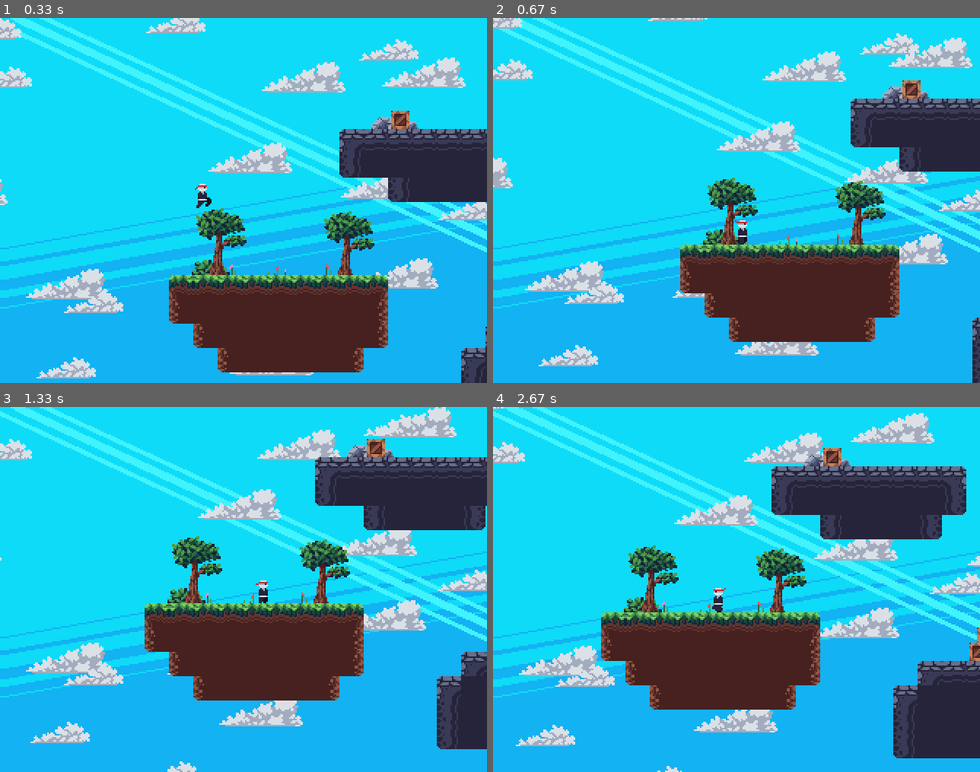
Above: before the commit, frames 1-4 (two rows, left to right).
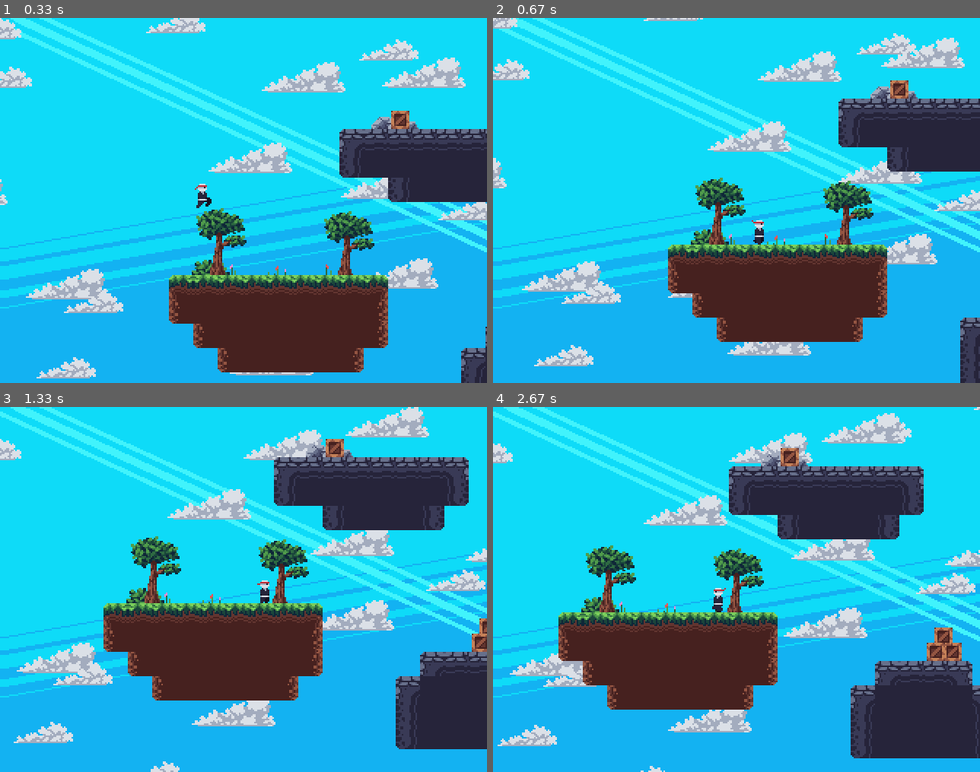
Above: after the commit, the same moments.

Repository: martindieck/pygame-tests
Game: pygame game, started from NINJA_GAME/game.py
The game is run twice, just before and just after one commit, with the same random seed, the same clock (stepped at 60 frames per second) and the same inputs.
Inputs:
- Up to frame 1 (0.33 s): no input
- Up to frame 2 (0.67 s): hold Shift from 0.33 s (still down); hold D from 0.33 s (still down)
- Up to frame 3 (1.33 s): release Shift at 0.8 s; release D at 0.8 s; hold D 0.83-1.3 s
- Up to frame 4 (2.67 s): hold W 1.33-1.63 s; hold D 1.67-2.13 s; hold A from 2.17 s (still down)

Frame 1 is identical in both runs. In frame 2, 13% of the frame differs, in the area x 0-100%, y 0-100%; in frame 3, 25%; in frame 4, 27%.

Commit message:
Updated Sprint Mechanic

Diff:
--- a/NINJA_GAME/game.py
+++ b/NINJA_GAME/game.py
@@ -21,7 +21,7 @@
         self.display = pygame.Surface((320, 240))
         self.clock = pygame.time.Clock()
 
-        self.movement = [False, False]
+        self.movement = [0, 0]
 
         self.assets = {
             'decor': load_images('tiles/decor'),
@@ -54,6 +54,7 @@
 
         self.scroll = [0, 0]
 
+        self.running = False
         self.key_time = 0
         self.fast_key_time = 200
 
@@ -96,27 +97,52 @@
                     if event.key == pygame.K_a:
                         if current_time < self.key_time + self.fast_key_time:
                             self.player.velocity[0] = -3.5
-                            self.movement[0] = 1
+                            if self.running:
+                                self.movement[0] = 2
+                            else:
+                                self.movement[0] = 1
                         else:
-                            self.movement[0] = 1
+                            if self.running:
+                                self.movement[0] = 2
+                            else:
+                                self.movement[0] = 1
                         self.key_time = current_time
                     if event.key == pygame.K_d:
                         if current_time < self.key_time + self.fast_key_time:
                             self.player.velocity[0] = 3.5
-                            self.movement[1] = 1
+                            if self.running:
+                                self.movement[1] = 2
+                            else:
+                                self.movement[1] = 1
                         else:
-                            self.movement[1] = 1
+                            if self.running:
+                                self.movement[1] = 2
+                            else:
+                                self.movement[1] = 1
                         self.key_time = current_time
                     if event.key == pygame.K_w:
                         self.player.velocity[1] = -3
                     if event.key == pygame.K_LSHIFT:
-                        self.movement[0] *= 2
-                        self.movement[1] *= 2
+                            self.running = True
+                            if self.movement[0] == 1:
+                                self.movement[0] = 2
+                            else:
+                                self.movement[0] = 0
+                            if self.movement[1] == 1:
+                                self.movement[1] = 2
+                            else:
+                                self.movement[1] = 0
                 if event.type == pygame.KEYUP:
                     if event.key == pygame.K_a:
                         self.movement[0] = 0
                     if event.key == pygame.K_d:
                         self.movement[1] = 0
+                    if event.key == pygame.K_LSHIFT:
+                        self.running = False
+                        if self.movement[0] == 2:
+                            self.movement[0] /= 2
+                        if self.movement[1] == 2:
+                            self.movement[1] /= 2
 
             self.screen.blit(pygame.transform.scale(self.display, self.screen.get_size()), (0, 0))
             pygame.display.update()
